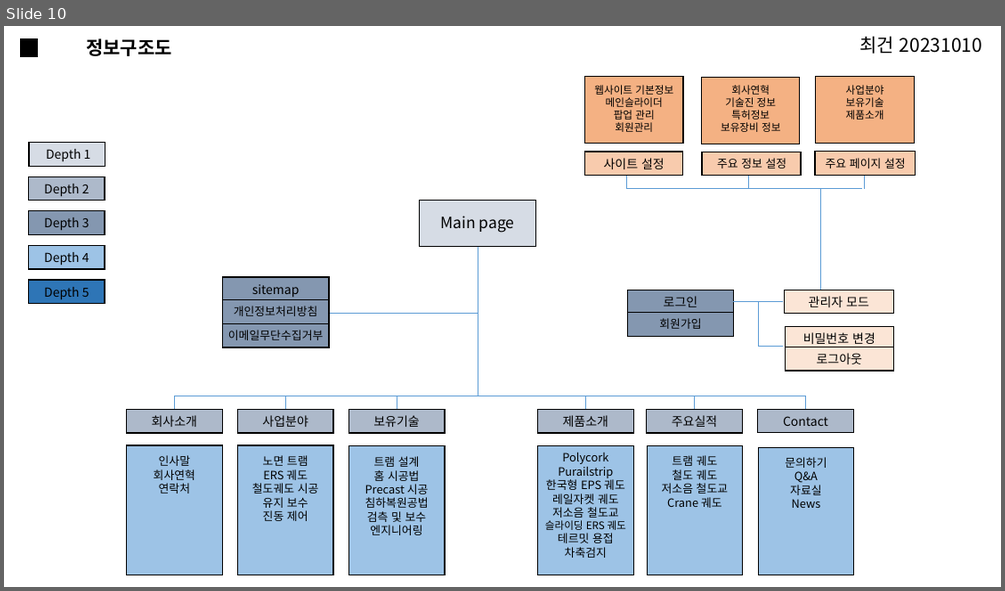
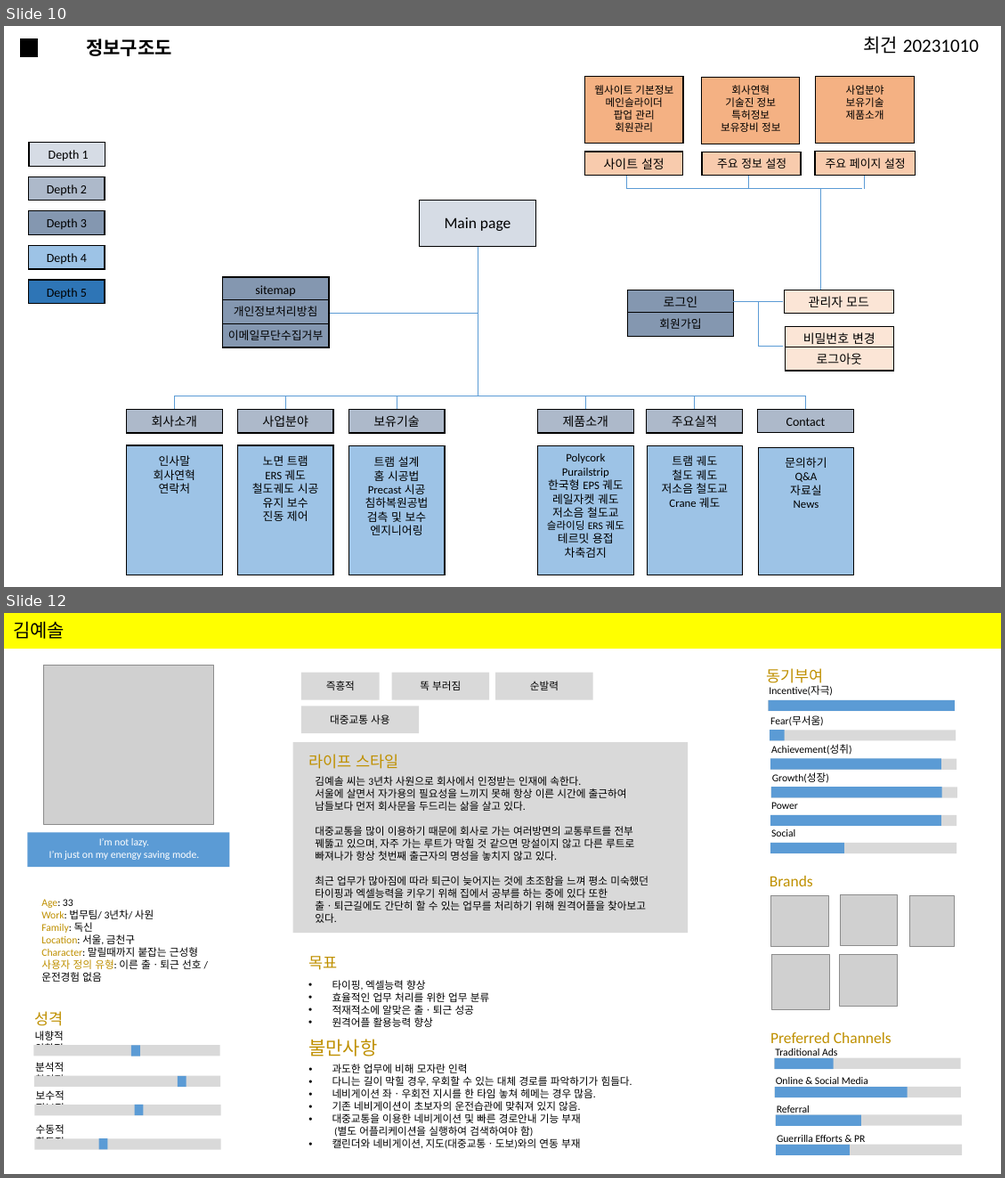
Before and after one commit to pigking51/maple, a slide deck: 디자인/최건_ppt.pptx. Shown one above the other, each under a label of ours: slide 10 before the commit, slides 10 and 12 after it; the slides between them are not shown. The pictures are 1005x591 and 1005x1178 pixels, drawn with LibreOffice and Linux fonts; fonts in the diff are those of the drawing; grey boxes stand for pictures. Boxes give left, top, right and bottom in pixels: in the first picture for what was removed or moved away, otherwise in the second. Text is boxed around its words. In the diff, an @@ line names an element or a change of style, - is before the commit and + after.

```diff
--- a/디자인/최건_ppt.pptx
+++ b/디자인/최건_ppt.pptx
@@ slide 12 added at <box>4,613,1001,1174</box>, background #FFFFFF @@
@@ rectangle added at <box>4,613,1001,648</box>, fill #FFFF00 @@
@@ text added at <box>13,621,65,639</box>, 18 pt, text #000000 @@
+김예솔
@@ text added at <box>766,668,823,686</box>, 15 pt, text #BF9000 @@
+동기부여
@@ text added at <box>769,686,833,696</box>, 10 pt, text #000000 @@
+Incentive(자극)
@@ rectangle added at <box>769,700,955,712</box>, fill #D9D9D9 @@
@@ rectangle added at <box>769,699,955,711</box>, fill #5B9BD5 @@
@@ text added at <box>770,715,824,726</box>, 10 pt, text #000000 @@
+Fear(무서움)
@@ rectangle added at <box>769,730,956,741</box>, fill #D9D9D9 @@
@@ rectangle added at <box>769,730,785,741</box>, fill #5B9BD5 @@
@@ text added at <box>771,744,851,755</box>, 10 pt, text #000000 @@
+Achievement(성취)
@@ rectangle added at <box>770,759,956,770</box>, fill #D9D9D9 @@
@@ rectangle added at <box>770,759,941,770</box>, fill #5B9BD5 @@
@@ text added at <box>772,772,829,783</box>, 10 pt, text #000000 @@
+Growth(성장)
@@ rectangle added at <box>771,787,957,798</box>, fill #D9D9D9 @@
@@ rectangle added at <box>771,787,942,798</box>, fill #5B9BD5 @@
@@ rectangle added at <box>770,815,956,826</box>, fill #D9D9D9 @@
@@ rectangle added at <box>770,815,941,826</box>, fill #5B9BD5 @@
@@ text added at <box>771,802,798,809</box>, 10 pt, text #000000 @@
+Power
@@ text added at <box>49,838,199,860</box>, 10 pt, text #FFFFFF @@
+I’m not lazy.
+I’m just on my enengy saving mode.
@@ rectangle added at <box>770,843,956,854</box>, fill #D9D9D9 @@
@@ rectangle added at <box>770,843,844,854</box>, fill #5B9BD5 @@
@@ text added at <box>771,829,795,836</box>, 10 pt, text #000000 @@
+Social
@@ text added at <box>769,876,813,886</box>, 15 pt, text #BF9000 @@
+Brands
@@ picture added at <box>771,896,829,946</box> @@
@@ picture added at <box>840,895,898,945</box> @@
@@ picture added at <box>909,896,955,946</box> @@
@@ picture added at <box>772,955,830,1009</box> @@
@@ picture added at <box>840,955,897,1006</box> @@
@@ group added at <box>292,672,688,1149</box>: 10 texts, 5 rectangles @@
+즉흥적
+똑 부러짐
+순발력
+대중교통 사용
+라이프 스타일
+김예솔 씨는 3년차 사원으로 회사에서 인정받는 인재에 속한다.
+서울에 살면서 자가용의 필요성을 느끼지 못해 항상 이른 시간에 출근하여
+남들보다 먼저 회사문을 두드리는 삶을 살고 있다.
+대중교통을 많이 이용하기 때문에 회사로 가는 여러방면의 교통루트를 전부 꿰뚫고 있으며, 자주 가는 루트가 막힐 것 같으면 망설이지 않고 다른 루트로 빠져나가 항상 첫번째 출근자의 명성을 놓치지 않고 있다.
+최근 업무가 많아짐에 따라 퇴근이 늦어지는 것에 초조함을 느껴 평소 미숙했던 타이핑과 엑셀능력을 키우기 위해 집에서 공부를 하는 중에 있다 또한 출ㆍ퇴근길에도 간단히 할 수 있는 업무를 처리하기 위해 원격어플을 찾아보고
+있다.
+목표
+• 타이핑, 엑셀능력 향상
+• 효율적인 업무 처리를 위한 업무 분류
+• 적재적소에 알맞은 출ㆍ퇴근 성공
+• 원격어플 활용능력 향상
+불만사항
+• 과도한 업무에 비해 모자란 인력
+• 다니는 길이 막힐 경우, 우회할 수 있는 대체 경로를 파악하기가 힘들다.
+• 네비게이션 좌ㆍ우회전 지시를 한 타임 놓쳐 헤메는 경우 많음.
+• 기존 네비게이션이 초보자의 운전습관에 맞춰져 있지 않음.
+• 대중교통을 이용한 네비게이션 및 빠른 경로안내 기능 부재
+(별도 어플리케이션을 실행하여 검색하여야 함)
+• 캘린더와 네비게이션, 지도(대중교통ㆍ도보)와의 연동 부재
@@ group added at <box>28,665,230,1150</box>: 9 rectangles, 6 texts, 1 picture @@
+Age: 33
+Work: 법무팀/ 3년차/ 사원
+Family: 독신
+Location: 서울, 금천구
+Character: 말릴때까지 붙잡는 근성형
+사용자 정의 유형: 이른 출ㆍ퇴근 선호 / 운전경험 없음
+성격
+내향적 외향적
+분석적 창의적
+보수적 진보적
+수동적 활동적
@@ group added at <box>770,1032,962,1155</box>: 8 rectangles, 5 texts @@
+Traditional Ads
+Preferred Channels
+Online & Social Media
+Referral
+Guerrilla Efforts & PR
@@ slide 10 changed as well @@
@@ font Noto Sans CJK KR to Calibri in 18 elements at <box>863,36,979,54</box>, <box>48,150,89,161</box>, <box>47,184,87,195</box>, <box>47,218,87,229</box>, <box>47,253,87,265</box>, <box>47,288,87,298</box>, <box>445,217,510,231</box>, <box>786,418,825,426</box>, <box>255,285,295,296</box>, <box>228,329,323,340</box>, <box>803,332,875,347</box>, <box>594,85,673,132</box>, <box>720,85,780,132</box>, <box>252,455,319,521</box>, <box>365,456,429,535</box>, <box>547,453,624,557</box>, <box>662,455,728,507</box>, <box>785,457,826,507</box> @@
```
Also in this commit, not shown: 9 other slides changed, 1 other slide added, 2 other files.
